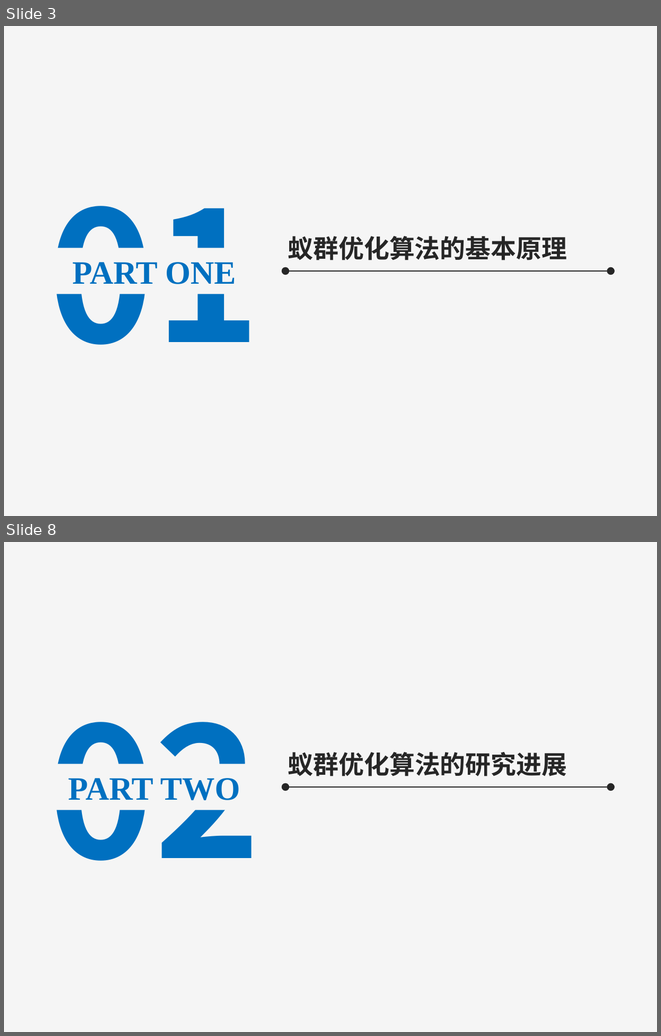
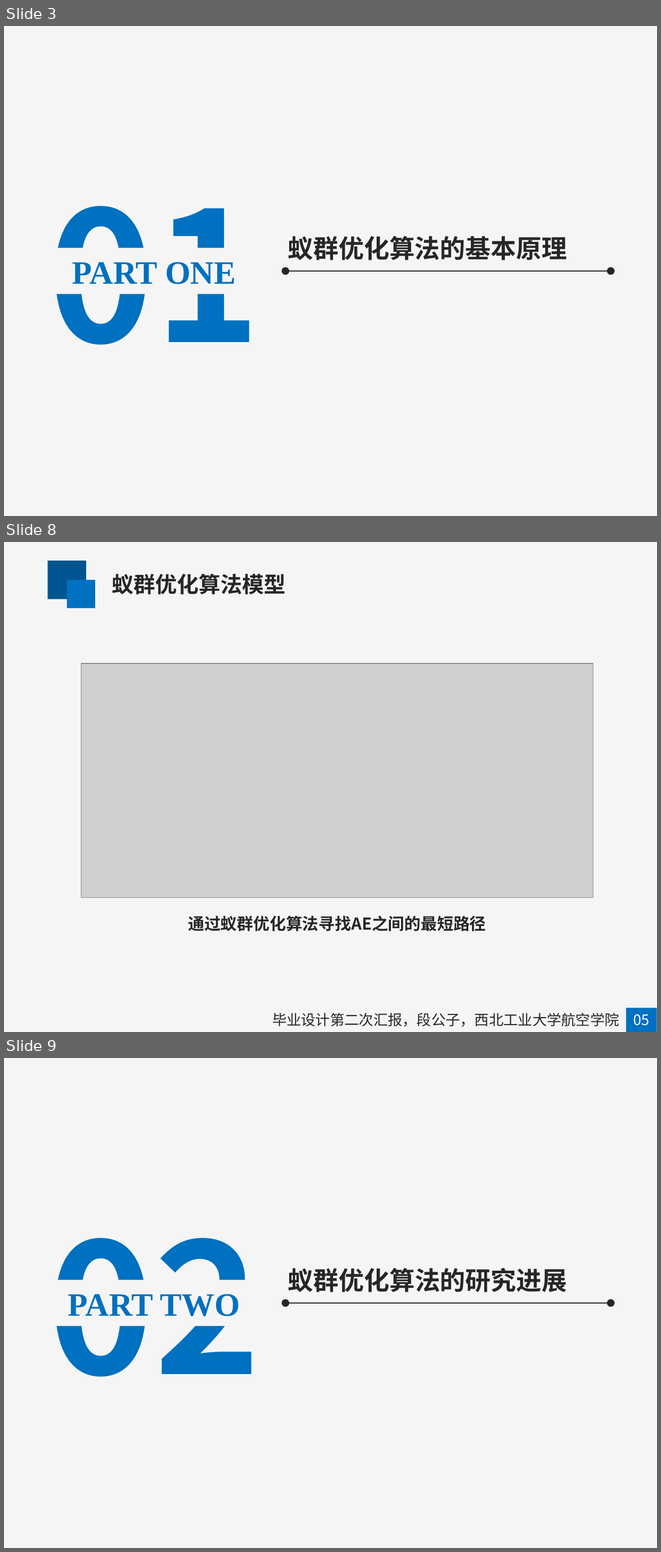
Before and after one commit to mapengfei-nwpu/ant, a slide deck: 蚁群优化算法.pptx. Shown one above the other, each under a label of ours: slides 3 and 8 before the commit, slides 3, 8 and 9 after it; the slides between them are not shown. The pictures are 661x1036 and 661x1552 pixels, drawn with LibreOffice and Linux fonts; fonts in the diff are those of the drawing; grey boxes stand for pictures. Boxes give left, top, right and bottom in pixels: in the first picture for what was removed or moved away, otherwise in the second. Text is boxed around its words. In the diff, an @@ line names an element or a change of style, - is before the commit and + after.

```diff
--- a/蚁群优化算法.pptx
+++ b/蚁群优化算法.pptx
@@ slide 8 added at bbox=[4, 542, 657, 1032], background #F5F5F5 @@
@@ rectangle added at bbox=[48, 561, 86, 599], fill #005490 @@
@@ rectangle added at bbox=[67, 580, 95, 608], fill #0070C0 @@
@@ text added at bbox=[112, 574, 286, 594], 24 pt, text #262626, bold @@
+蚁群优化算法模型
@@ picture added at bbox=[81, 663, 593, 897] @@
@@ text added at bbox=[188, 915, 486, 931], 18 pt, text #262626, bold @@
+通过蚁群优化算法寻找AE之间的最短路径
@@ text added at bbox=[272, 1013, 619, 1026], 16 pt, text #262626 @@
+毕业设计第二次汇报，段公子，西北工业大学航空学院
@@ rectangle added at bbox=[626, 1007, 657, 1032], fill #0070C0 @@
@@ text added at bbox=[633, 1014, 649, 1025], 16 pt, text #FFFFFF @@
+05
@@ what was slide 8 is now slide 9 @@
```
Also in this commit, not shown: 5 slides changed, 3 other slides added, 2 slides removed.
